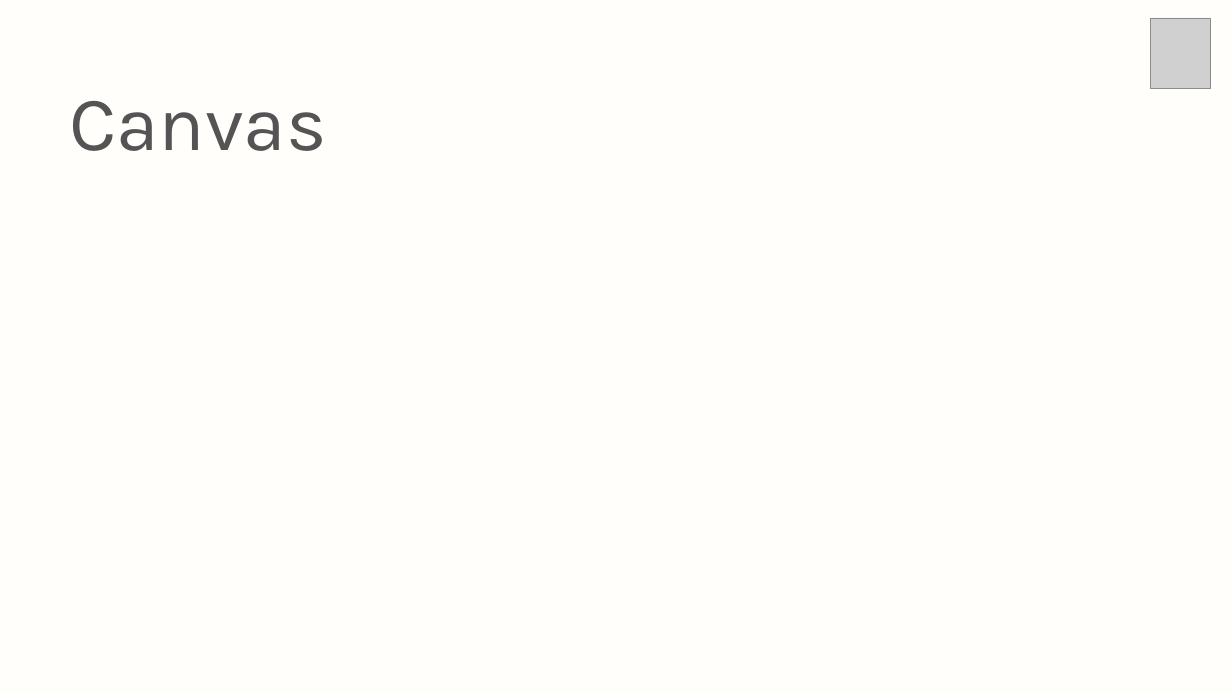
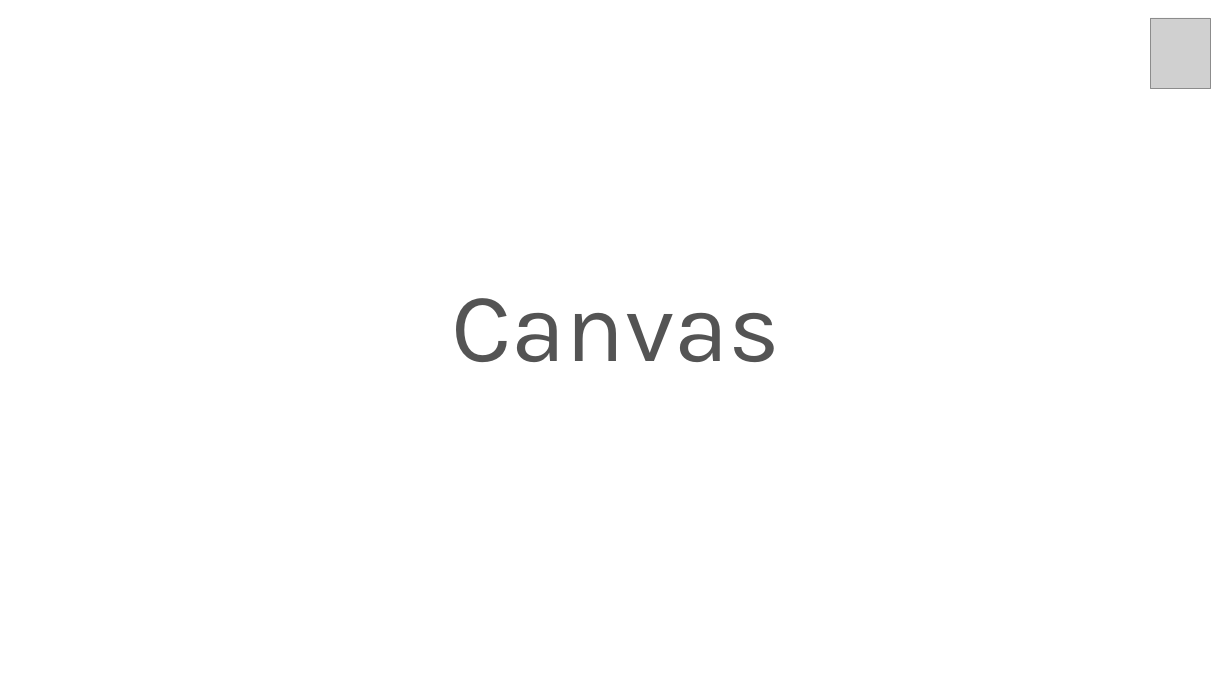
Before and after one commit to christian-raphael/Pyxis, a slide deck: slide 12 of Documentação/Pyxis.pptx (slide 10 before the commit). Drawn at 1232x693 pixels with LibreOffice and Linux fonts; fonts in the diff are those of the drawing; grey boxes stand for pictures. Boxes give left, top, right and bottom in pixels: in the first picture for what was removed or moved away, otherwise in the second. Text is boxed around its words. In the diff, an @@ line names an element or a change of style, - is before the commit and + after.

Commit message:
slide

```diff
--- a/Documentação/Pyxis.pptx
+++ b/Documentação/Pyxis.pptx
@@ background #FFFEFB to #FFFFFF @@
@@ text "Canvas": place and size @@
-text "Canvas" at [69,101,326,151]
+text "Canvas" at [451,298,780,362]
@@ text "Canvas" at [451,298,780,362]: size 90 to 115 pt; alignment left to centre @@
```
Also in this commit, not shown: 1 other slide changed, 3 slides added, 2 other files.
